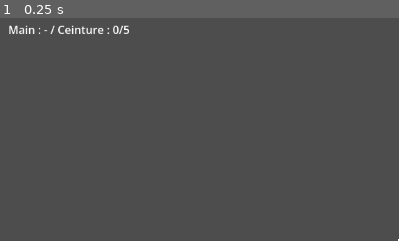
Above: before the commit, frame 1.
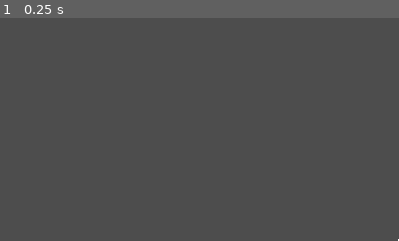
Above: after the commit, the same moment.

Repository: Pandasylum/A-Light-Left-Behind
Game: Godot game, scene res://core/main.tscn
Two runs of this game, one before a commit and one after it. Both use one fixed random seed, a clock stepped at 60 frames per second and the inputs below.
Inputs:
- Up to frame 1 (0.25 s): no input
The pictures show only the part of the screen within x 0-50%, y 0-50%; the shares and areas given below are measured in that part.

The runs differ from the first frame. In frame 1, 0.5% of the frame differs, in the area x 2-33%, y 3-8%.

Commit message:
P1-E2 : panneau d'inventaire provisoire, test de bout en bout, checklist Phase 1
Co-Authored-By: Claude Sonnet 5.5 <noreply@anthropic.com>
Claude-Session: https://claude.ai/code/session_01X2nfcniXRMjCq3Uame5L5h

Diff:
--- a/game/systems/carry/carry_controller.gd
+++ b/game/systems/carry/carry_controller.gd
@@ -13,7 +13,6 @@
 var _anchor: Node3D
 var _placement: PlacementController
 var _target: Interactable = null
-var _debug_label: Label
 
 
 func _ready() -> void:
@@ -24,10 +23,6 @@
 	_anchor = player.get_node("Head/HandAnchor")
 	_placement = player.get_node("PlacementController")
 	_sensor.target_changed.connect(_on_target_changed)
-	inventory.held_changed.connect(func(_i: ItemData) -> void: _update_label())
-	inventory.belt_changed.connect(func(_s: int, _i: ItemData) -> void: _update_label())
-	_build_debug_label()
-	_update_label()
 
 
 func _unhandled_input(event: InputEvent) -> void:
@@ -144,19 +139,3 @@
 
 func _is_active() -> bool:
 	return Input.mouse_mode == Input.MOUSE_MODE_CAPTURED
-
-
-func _build_debug_label() -> void:
-	var layer: CanvasLayer = CanvasLayer.new()
-	_debug_label = Label.new()
-	_debug_label.position = Vector2(12, 8)
-	_debug_label.mouse_filter = Control.MOUSE_FILTER_IGNORE
-	layer.add_child(_debug_label)
-	add_child(layer)
-
-
-## Provisoire (remplacé en P1-E).
-func _update_label() -> void:
-	var held: ItemData = inventory.held()
-	var held_name: String = tr(held.name_key) if held != null else "-"
-	_debug_label.text = "Main : %s / Ceinture : %d/%d" % [held_name, inventory.belt_count(), inventory.capacity()]
--- a/game/systems/player/player.tscn
+++ b/game/systems/player/player.tscn
@@ -5,6 +5,7 @@
 [ext_resource type="Script" path="res://systems/carry/carry_controller.gd" id="4_carry"]
 [ext_resource type="Script" path="res://systems/placement/placement_controller.gd" id="5_placement"]
 [ext_resource type="PackedScene" path="res://ui/hud/interaction_prompt.tscn" id="3_prompt"]
+[ext_resource type="PackedScene" path="res://ui/inventory/inventory_panel.tscn" id="6_inventory"]
 
 [sub_resource type="CapsuleShape3D" id="CapsuleShape3D_player"]
 radius = 0.3
@@ -38,3 +39,5 @@
 script = ExtResource("5_placement")
 
 [node name="InteractionPrompt" parent="." instance=ExtResource("3_prompt")]
+
+[node name="InventoryPanel" parent="." instance=ExtResource("6_inventory")]
--- /dev/null
+++ b/game/tests/test_inventory_panel.gd
@@ -0,0 +1,98 @@
+extends SceneTree
+## Test du panneau d'inventaire (P1-E2). Lancer : tools/godot.sh --headless --path game --script res://tests/test_inventory_panel.gd
+
+var _failures: int = 0
+
+
+func _init() -> void:
+	process_frame.connect(_run, CONNECT_ONE_SHOT)
+
+
+func _item(cat: ItemData.Category, key: String) -> ItemData:
+	var d: ItemData = ItemData.new()
+	d.id = StringName(key)
+	d.name_key = key
+	d.category = cat
+	return d
+
+
+func _belt(items: Array[ItemData], capacity: int) -> Array[ItemData]:
+	var belt: Array[ItemData] = items.duplicate()
+	belt.resize(capacity)
+	return belt
+
+
+func _run() -> void:
+	_test_rows()
+	await _test_scene()
+	print("test_inventory_panel : ", "OK" if _failures == 0 else "%d échec(s)" % _failures)
+	quit(1 if _failures > 0 else 0)
+
+
+func _test_rows() -> void:
+	var small: ItemData = _item(ItemData.Category.SMALL, "item.cup")
+	var medium: ItemData = _item(ItemData.Category.MEDIUM, "item.box")
+	# Main vide, capacité 1.
+	var rows: Array[Dictionary] = InventoryPanel.build_rows(null, _belt([], 1))
+	_check(rows.size() == 2 and rows[0]["empty"] and rows[1]["empty"], "capacité 1, tout vide : 2 lignes vides")
+	_check(rows[0]["text"] == "Main : vide", "main vide : texte (%s)" % rows[0]["text"])
+	# Main tenue, clé brute sans traduction.
+	rows = InventoryPanel.build_rows(medium, _belt([], 1))
+	_check(not rows[0]["empty"] and rows[0]["name"] == "item.box" and rows[0]["category"] == "Moyen", "main tenue : clé brute + catégorie")
+	_check(rows[0]["text"] == "Main : item.box (Moyen)", "main tenue : texte (%s)" % rows[0]["text"])
+	_check(rows[1]["empty"], "ceinture vide avec main tenue")
+	# Capacité 5, ceinture partielle (emplacements 1 et 3 occupés).
+	var partial: Array[ItemData] = _belt([small, null, small], 5)
+	rows = InventoryPanel.build_rows(small, partial)
+	_check(rows.size() == 6, "capacité 5 : 6 lignes")
+	_check(not rows[1]["empty"] and rows[2]["empty"] and not rows[3]["empty"] and rows[4]["empty"] and rows[5]["empty"],
+			"ceinture partielle : emplacements occupés / vides")
+	# Ceinture pleine.
+	var full: Array[ItemData] = _belt([small, small, small, small, small], 5)
+	rows = InventoryPanel.build_rows(medium, full)
+	var all_filled: bool = true
+	for r: Dictionary in rows:
+		all_filled = all_filled and not r["empty"]
+	_check(rows.size() == 6 and all_filled, "ceinture pleine : aucune ligne vide")
+	# Capacité 1 pleine.
+	rows = InventoryPanel.build_rows(small, _belt([small], 1))
+	_check(rows.size() == 2 and not rows[1]["empty"], "capacité 1 pleine : 2 lignes")
+	# Clé vide : repli sur l'id.
+	var nameless: ItemData = _item(ItemData.Category.SMALL, "")
+	nameless.id = &"raw_id"
+	_check(InventoryPanel.item_name(nameless) == "raw_id", "clé vide : id")
+
+
+func _test_scene() -> void:
+	var player: Player = (load("res://systems/player/player.tscn") as PackedScene).instantiate()
+	player.belt_capacity = 3
+	root.add_child(player)
+	await physics_frame
+	var panel: InventoryPanel = player.get_node("InventoryPanel")
+	var carry: CarryController = player.get_node("CarryController")
+	_check(panel != null and player.get_node("InteractionPrompt") != null, "panneau instancié dans Player")
+	_check(not panel.is_open(), "panneau masqué au départ")
+	_check(panel.row_texts().size() == 4 and panel.held_text() == "", "capacité 3 : 4 lignes, label vide")
+	panel.toggle()
+	_check(panel.is_open(), "toggle : ouvert")
+	panel.toggle()
+	_check(not panel.is_open(), "toggle : masqué")
+	var a: ItemData = _item(ItemData.Category.SMALL, "item.a")
+	var b: ItemData = _item(ItemData.Category.SMALL, "item.b")
+	carry.inventory.pick_up(a)
+	_check(panel.held_text() == "item.a" and panel.get_node("HeldLabel").text == "item.a", "held_changed : label de la main")
+	_check(panel.row_texts()[0] == "Main : item.a (Petit)", "held_changed : ligne Main (%s)" % panel.row_texts()[0])
+	carry.inventory.pick_up(b)
+	_check(panel.row_texts()[1] == "Ceinture 1 : item.b (Petit)", "belt_changed : ligne ceinture (%s)" % panel.row_texts()[1])
+	carry.inventory.drop_object()
+	_check(panel.held_text() == "" and panel.row_texts()[0] == "Main : vide", "main vidée : label et ligne vides")
+	player.queue_free()
+	await process_frame
+
+
+func _check(ok: bool, label: String) -> void:
+	if ok:
+		print("PASS ", label)
+	else:
+		print("FAIL ", label)
+		_failures += 1
--- /dev/null
+++ b/game/tests/test_phase1_flow.gd
@@ -0,0 +1,129 @@
+extends SceneTree
+## Scénario de bout en bout de la Phase 1 (P1-E2) dans greybox.tscn. Le contrôleur est forcé actif comme
+## dans test_placement.gd (souris non capturée en headless : appels directs, état de visée forcé).
+## Lancer : tools/godot.sh --headless --path game --script res://tests/test_phase1_flow.gd
+
+var _failures: int = 0
+
+
+func _init() -> void:
+	process_frame.connect(_run, CONNECT_ONE_SHOT)
+
+
+func _run() -> void:
+	await _flow()
+	print("test_phase1_flow : ", "OK" if _failures == 0 else "%d échec(s)" % _failures)
+	quit(1 if _failures > 0 else 0)
+
+
+func _aim_at(player: Player, pos: Vector3, target: Vector3) -> void:
+	player.global_position = pos
+	var dir: Vector3 = target - player.get_node("Head/Camera3D").global_position
+	player.rotation.y = atan2(-dir.x, -dir.z)
+	player.head.rotation.x = atan2(dir.y, Vector2(dir.x, dir.z).length())
+
+
+func _top(item: TestItem) -> Vector3:
+	return item.global_position + Vector3.UP * item.item_data.height * 0.5
+
+
+func _flow() -> void:
+	var room: Node3D = (load("res://rooms/test/greybox.tscn") as PackedScene).instantiate()
+	root.add_child(room)
+	await physics_frame
+	await physics_frame
+	var player: Player = room.get_node("Player")
+	var carry: CarryController = player.get_node("CarryController")
+	var placement: PlacementController = player.get_node("PlacementController")
+	var panel: InventoryPanel = player.get_node("InventoryPanel")
+	var placed_root: Node = room.get_node("PlacedObjects")
+	var items: Node = room.get_node("TestItems")
+	var table: PlacementSurface = PlacementSurface.of_body(room.get_node("Supports/TestTable"))
+	var floor_surface: PlacementSurface = PlacementSurface.of_body(room.get_node("Floor"))
+	var small_a: TestItem = items.get_node("small_2")
+	var small_b: TestItem = items.get_node("small_1")
+	var medium: TestItem = items.get_node("medium_1")
+	var furniture: TestItem = items.get_node("furniture_low")
+	var table_center: Vector3 = Vector3(3.5, table.top_y(), -0.5)
+	var standing: Vector3 = Vector3(3.5, 0.05, 0.7)
+
+	# 1. Prendre un SMALL (main).
+	carry.pick_up(small_a.get_node("Interactable"))
+	_check(carry.held_body() == small_a, "SMALL en main")
+	# 2. Prendre un MEDIUM : le SMALL est rangé automatiquement.
+	carry.pick_up(medium.get_node("Interactable"))
+	_check(carry.held_body() == medium and carry.inventory.belt_ref(0) == small_a and not small_a.visible,
+			"MEDIUM en main, SMALL rangé à la ceinture")
+	_check(panel.held_text() == medium.item_data.name_key and panel.row_texts()[1].contains(small_a.item_data.name_key),
+			"panneau à jour (main et ceinture)")
+	# 3. Tourner, 4. poser le MEDIUM sur la table.
+	_aim_at(player, standing, table_center)
+	await physics_frame
+	placement.rotate_by(2)
+	placement._update_target()
+	_check(placement._verdict == PlacementController.Verdict.OK, "table : pose du MEDIUM valide (verdict %d)" % placement._verdict)
+	placement.place_held()
+	_check(carry.held_body() == null and medium.get_parent() == placed_root and medium.support_surface == table,
+			"MEDIUM posé sur la table")
+	_check(is_equal_approx(medium.global_transform.basis.get_euler().y, deg_to_rad(30.0)), "MEDIUM tourné de 30°")
+	await physics_frame
+	# 5. Reprendre le MEDIUM, puis le reposer.
+	carry.pick_up(medium.get_node("Interactable"))
+	_check(carry.held_body() == medium and medium.support_surface == null, "MEDIUM repris")
+	placement._update_target()
+	placement.place_held()
+	_check(carry.held_body() == null and medium.support_surface == table, "MEDIUM reposé sur la table")
+	await physics_frame
+	# 6. Poser un SMALL sur un objet : le SMALL de la ceinture passe en main, posé sur le dessus du MEDIUM.
+	carry.cycle()
+	_check(carry.held_body() == small_a, "cycle_item : SMALL en main")
+	_aim_at(player, standing, _top(medium))
+	await physics_frame
+	placement._update_target()
+	_check(placement._surface == PlacementSurface.of_body(medium) and placement._verdict == PlacementController.Verdict.OK,
+			"SMALL sur MEDIUM : OK (verdict %d)" % placement._verdict)
+	placement.place_held()
+	_check(small_a.support_surface == PlacementSurface.of_body(medium) and medium.loads.has(small_a), "SMALL posé sur le MEDIUM")
+	await physics_frame
+	# 7. Faire tomber un objet du bord d'un support (pose instable).
+	carry.pick_up(small_b.get_node("Interactable"))
+	_check(carry.held_body() == small_b, "autre SMALL en main")
+	_aim_at(player, Vector3(4.1, 0.05, 0.7), Vector3(4.095, table.top_y(), -0.5))
+	await physics_frame
+	placement._update_target()
+	_check(placement._verdict == PlacementController.Verdict.UNSTABLE, "bord de la table : pose instable (verdict %d)" % placement._verdict)
+	placement.place_held()
+	var msg: Label = player.prompt.get_node("Message")
+	_check(carry.held_body() == null and small_b.get_parent() == placed_root and msg.text == "place.fell",
+			"l'objet est tombé (%s)" % msg.text)
+	_check(small_b.support_surface != null and small_b.global_position.y < table.top_y(), "objet tombé sous le plateau")
+	await physics_frame
+	# 8. Reprendre l'objet tombé.
+	carry.pick_up(small_b.get_node("Interactable"))
+	_check(carry.held_body() == small_b and small_b.support_surface == null, "objet tombé repris")
+	_aim_at(player, Vector3(-3.0, 0.05, 2.2), Vector3(-3.0, 0.0, 1.5))
+	await physics_frame
+	placement._update_target()
+	placement.place_held() # mains libres pour le meuble
+	_check(carry.held_body() == null and small_b.support_surface == floor_surface, "SMALL posé au sol, mains libres")
+	await physics_frame
+	# 9. Prendre et déplacer un meuble libre.
+	carry.pick_up(furniture.get_node("Interactable"))
+	_check(carry.held_body() == furniture, "meuble libre pris")
+	_aim_at(player, Vector3(1.0, 0.05, 2.9), Vector3(1.0, 0.0, 2.0))
+	await physics_frame
+	placement._update_target()
+	placement.place_held()
+	_check(carry.held_body() == null and furniture.support_surface == floor_surface and furniture.global_position.x > 0.5,
+			"meuble déplacé au sol")
+	_check(carry.inventory.held() == null and panel.held_text() == "", "fin : main vide, label vide")
+	room.queue_free()
+	await process_frame
+
+
+func _check(ok: bool, label: String) -> void:
+	if ok:
+		print("PASS ", label)
+	else:
+		print("FAIL ", label)
+		_failures += 1
--- /dev/null
+++ b/game/ui/inventory/inventory_panel.gd
@@ -0,0 +1,90 @@
+class_name InventoryPanel
+extends CanvasLayer
+## Panneau d'inventaire provisoire (P1-E2), enfant de Player. Non modal : la souris reste capturée.
+## inventory_open affiche/masque la liste Main + ceinture ; le label du bas à gauche (objet tenu)
+## est permanent. Lecture seule : aucune gestion de l'inventaire.
+
+const CATEGORY_LABELS: Dictionary = {
+	ItemData.Category.SMALL: "Petit",
+	ItemData.Category.MEDIUM: "Moyen",
+	ItemData.Category.LARGE: "Grand",
+	ItemData.Category.FIXED: "Fixe",
+}
+const EMPTY_TEXT: String = "vide"
+
+var _inventory: CarryInventory
+
+@onready var _panel: PanelContainer = $Panel
+@onready var _rows: VBoxContainer = $Panel/Rows
+@onready var _held_label: Label = $HeldLabel
+
+
+func _ready() -> void:
+	_inventory = (get_parent().get_node("CarryController") as CarryController).inventory
+	_inventory.held_changed.connect(func(_i: ItemData) -> void: refresh())
+	_inventory.belt_changed.connect(func(_s: int, _i: ItemData) -> void: refresh())
+	refresh()
+
+
+func _unhandled_input(event: InputEvent) -> void:
+	if event.is_action_pressed(&"inventory_open") and Input.mouse_mode == Input.MOUSE_MODE_CAPTURED:
+		toggle()
+
+
+func toggle() -> void:
+	_panel.visible = not _panel.visible
+
+
+func is_open() -> bool:
+	return _panel.visible
+
+
+## Texte du label permanent : nom de l'objet tenu, vide si la main est vide.
+func held_text() -> String:
+	return item_name(_inventory.held()) if _inventory.held() != null else ""
+
+
+## Textes des lignes actuellement affichées.
+func row_texts() -> PackedStringArray:
+	var texts: PackedStringArray = PackedStringArray()
+	for child: Node in _rows.get_children():
+		texts.append((child as Label).text)
+	return texts
+
+
+func refresh() -> void:
+	var belt: Array[ItemData] = []
+	for slot: int in _inventory.capacity():
+		belt.append(_inventory.belt_item(slot))
+	for child: Node in _rows.get_children():
+		_rows.remove_child(child)
+		child.queue_free()
+	for row: Dictionary in build_rows(_inventory.held(), belt):
+		var label: Label = Label.new()
+		label.text = row["text"]
+		_rows.add_child(label)
+	_held_label.text = held_text()
+
+
+## Fonction pure : une ligne « Main » puis une par emplacement de ceinture disponible (belt.size()).
+## Chaque ligne : {slot: String, name: String, category: String, empty: bool, text: String}.
+static func build_rows(held: ItemData, belt: Array[ItemData]) -> Array[Dictionary]:
+	var rows: Array[Dictionary] = [_row("Main", held)]
+	for i: int in belt.size():
+		rows.append(_row("Ceinture %d" % (i + 1), belt[i]))
+	return rows
+
+
+## Nom affiché : tr() sur la clé de nom (clé brute si aucune traduction ; id si la clé est vide).
+static func item_name(item: ItemData) -> String:
+	var key: String = item.name_key if item.name_key != "" else String(item.id)
+	return TranslationServer.translate(key)
+
+
+static func _row(slot: String, item: ItemData) -> Dictionary:
+	if item == null:
+		return {"slot": slot, "name": "", "category": "", "empty": true, "text": "%s : %s" % [slot, EMPTY_TEXT]}
+	var name_text: String = item_name(item)
+	var category: String = CATEGORY_LABELS.get(item.category, "")
+	return {"slot": slot, "name": name_text, "category": category, "empty": false,
+			"text": "%s : %s (%s)" % [slot, name_text, category]}
--- /dev/null
+++ b/game/ui/inventory/inventory_panel.tscn
@@ -0,0 +1,29 @@
+[gd_scene format=3]
+
+[ext_resource type="Script" path="res://ui/inventory/inventory_panel.gd" id="1_panel"]
+
+[node name="InventoryPanel" type="CanvasLayer"]
+script = ExtResource("1_panel")
+
+[node name="HeldLabel" type="Label" parent="."]
+anchors_preset = 2
+anchor_top = 1.0
+anchor_bottom = 1.0
+offset_left = 12.0
+offset_top = -36.0
+offset_right = 312.0
+offset_bottom = -10.0
+grow_vertical = 0
+mouse_filter = 2
+
+[node name="Panel" type="PanelContainer" parent="."]
+visible = false
+offset_left = 12.0
+offset_top = 12.0
+offset_right = 252.0
+offset_bottom = 60.0
+mouse_filter = 2
+
+[node name="Rows" type="VBoxContainer" parent="Panel"]
+layout_mode = 2
+mouse_filter = 2
Not shown, added: game/tests/test_inventory_panel.gd.uid
Not shown, added: game/tests/test_phase1_flow.gd.uid
Not shown, added: game/ui/inventory/inventory_panel.gd.uid
Not shown, added: docs/tech/PHASE1_CHECKLIST.md
Not shown, changed: docs/tech/SYSTEMS.md
